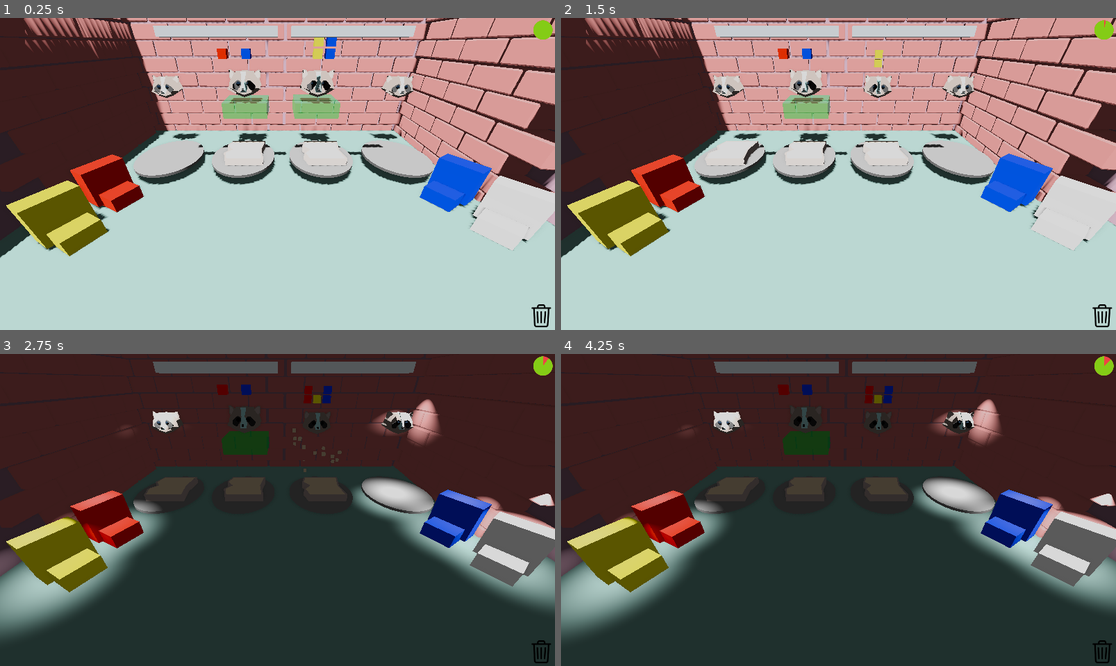
Above: before the commit, frames 1-4 (two rows, left to right).
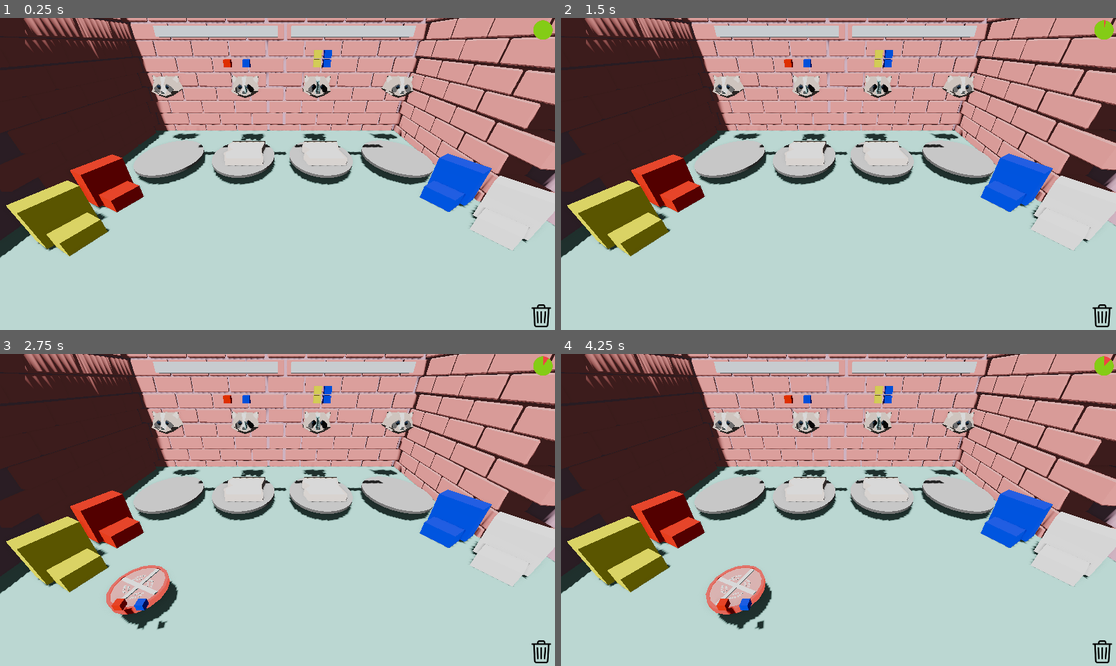
Above: after the commit, the same moments.

Repository: gabrield67/Sandwich-Shop
Game: Godot game, scene res://scenes/game_develop.tscn
The game is run twice, just before and just after one commit, with the same random seed, the same clock (stepped at 60 frames per second) and the same inputs.
Inputs (mouse positions are in pixels of both pictures, inside the frame that each line leads up to):
- Up to frame 1 (0.25 s): no input
- Up to frame 2 (1.5 s): tap Enter at 0.5 s; move the mouse to (960, 158) at 0.52 s; click (960, 158) at 0.67 s; tap Space at 1.25 s; drag from (727, 189) to (810, 236) at 1.27 s
- Up to frame 3 (2.75 s): tap Enter at 2 s; move the mouse to (333, 441) at 2.02 s; click (333, 441) at 2.17 s
- Up to frame 4 (4.25 s): drag from (810, 572) to (672, 463) at 2.77 s; move the mouse to (1005, 556) at 3.52 s; click (1005, 556) at 3.67 s

The runs differ from the first frame. In frame 1, 2.3% of the frame differs, in the area x 39-62%, y 6-40%; in frame 2, 1.3%; in frame 3, 78%; in frame 4, 78%, in the area x 0-100%, y 0-100%.

Commit message:
Fixed bread overlap issues

Diff:
--- a/scenes/Ingredients/Bread.tscn
+++ b/scenes/Ingredients/Bread.tscn
@@ -9,7 +9,7 @@
 [ext_resource type="PackedScene" uid="uid://bsdvlbrb60p7d" path="res://assets/Sauce Particles.tscn" id="7_ok4gj"]
 
 [sub_resource type="BoxShape3D" id="BoxShape3D_kf4f7"]
-size = Vector3(4, 5, 6)
+size = Vector3(2.5, 3, 6)
 
 [sub_resource type="StandardMaterial3D" id="StandardMaterial3D_3deqp"]
 transparency = 1
--- a/scenes/Ingredients/Bread2.tscn
+++ b/scenes/Ingredients/Bread2.tscn
@@ -23,7 +23,7 @@
 script = ExtResource("1_l08gk")
 
 [node name="CollisionShape3D" type="CollisionShape3D" parent="." unique_id=584160643]
-transform = Transform3D(1, 0, 0, 0, 1, 0, 0, 0, 1, 0.020355225, 1.5987637, 0)
+transform = Transform3D(1, 0, 0, 0, 1, 0, 0, 0, 1, 0.020355225, 2.4984562, 0)
 shape = SubResource("BoxShape3D_kf4f7")
 debug_fill = false
 
--- a/scenes/Ingredients/bread.gd
+++ b/scenes/Ingredients/bread.gd
@@ -56,8 +56,9 @@
 func on_entered(body: Node3D) -> void:
 	if is_active:
 		if body is Ingredient:
-			#print (body.name)
+
 			if(body):
+				print ('Entered Bread')
 				body.bread = self;
 				$MeshInstance3D.visible = true
 				$Plate.set_surface_override_material(0, on_material)
@@ -68,7 +69,7 @@
 func on_exited(body: Node3D) -> void:
 	if is_active:
 		if body is Ingredient:
-			#print (body.name)
+			print ('Exit Bread')
 			if body:
 				if body.bread == self:
 					body.bread = null
--- a/scenes/game_manager.gd
+++ b/scenes/game_manager.gd
@@ -104,6 +104,7 @@
 			if grabbed_object:
 				if grabbed_object is Ingredient:
 					if grabbed_object.bread:
+						print('drop bread')
 						grabbed_object.bread.material_off()
 						grabbed_object.bread.add_to_sandwich(grabbed_object)
 					else:
@@ -136,30 +137,32 @@
 		#print(result.collider.get_class())
 		#print("here0")
 		if upgradeTime:
-			print('upgrade time')
+			#print('upgrade time')
 			print(result.collider.get_class())
 			if result.collider is Upgrade_Manager:
-				print('upgrade manager')
+				#print('upgrade manager')
+				pass
 			if result.collider is Ingredient:
-				print('ingredient')
+				#print('ingredient')
+				pass
 			if hover_object:
 					hover_object.isHovered = false
 					hover_object.on_stop_hover()
 			if result.collider is Bread:
-				print('bread')
+				#print('bread')
 				if try_grab:
 					if not result.collider.is_active:
 						result.collider.make_active()
 						stopUpgradeTime()
 			if result.collider is Bread2:
-				print('bread2')
+				#print('bread2')
 				if try_grab:
 					if not result.collider.is_active:
 						result.collider.make_active()
 						stopUpgradeTime()
 
 			if result.collider is SauceMachine:
-				print('sauce')
+				#print('sauce')
 				if try_grab:
 					if not result.collider.is_active:
 						result.collider.make_active()
